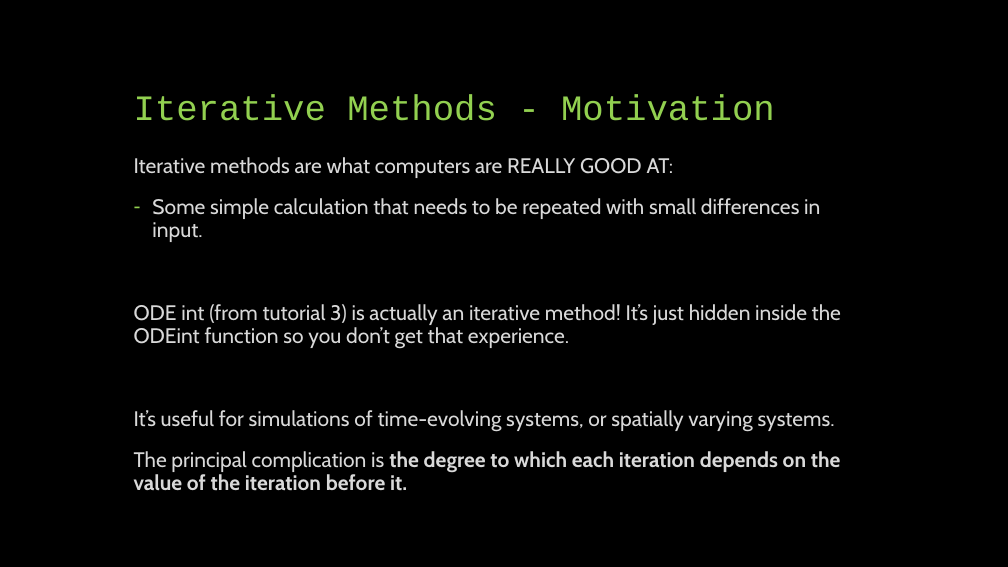
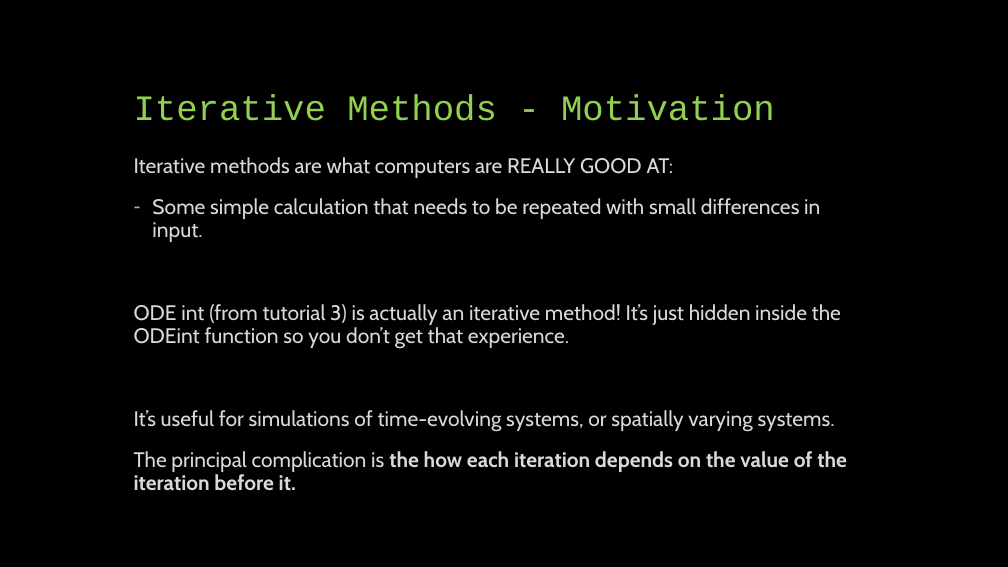
Before and after one commit to phys3112/Tutorials-with-Matt, a slide deck: slide 3 of Tutorial 5 Iterative methods.pptx. Drawn at 1008x567 pixels with LibreOffice and Linux fonts; fonts in the diff are those of the drawing. Boxes give left, top, right and bottom in pixels: in the first picture for what was removed or moved away, otherwise in the second. Text is boxed around its words. In the diff, an @@ line names an element or a change of style, - is before the commit and + after.

```diff
--- a/Tutorial 5 Iterative methods.pptx
+++ b/Tutorial 5 Iterative methods.pptx
@@ text at bbox=[134, 451, 847, 491]: text changed @@
-The principal complication is the degree to which each iteration depends on the value of the iteration before it.
+The principal complication is the how each iteration depends on the value of the iteration before it.
```
Also in this commit, not shown: 7 other slides changed, 1 slide added, 2 slides removed, 1 other file.
